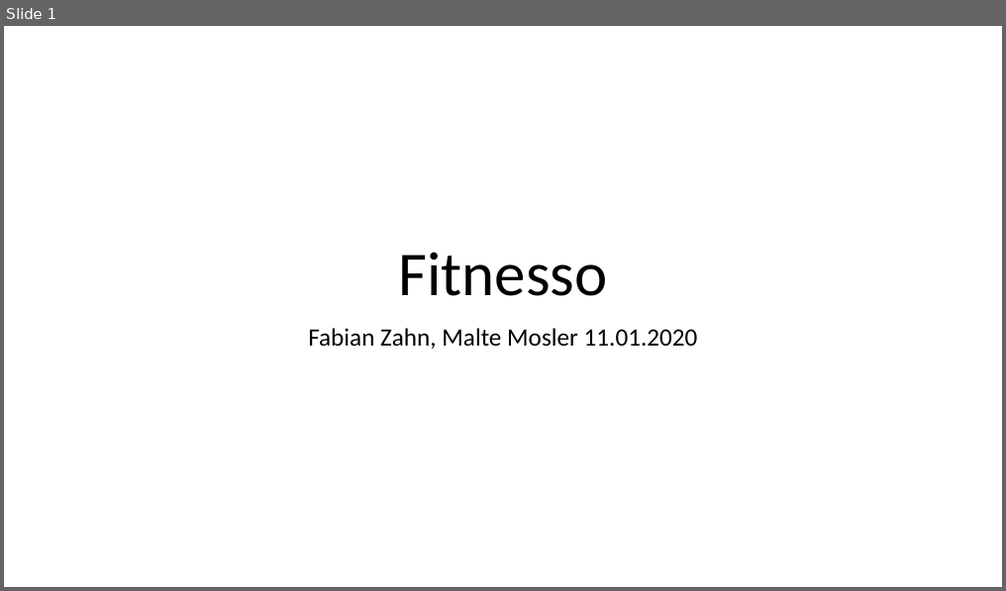
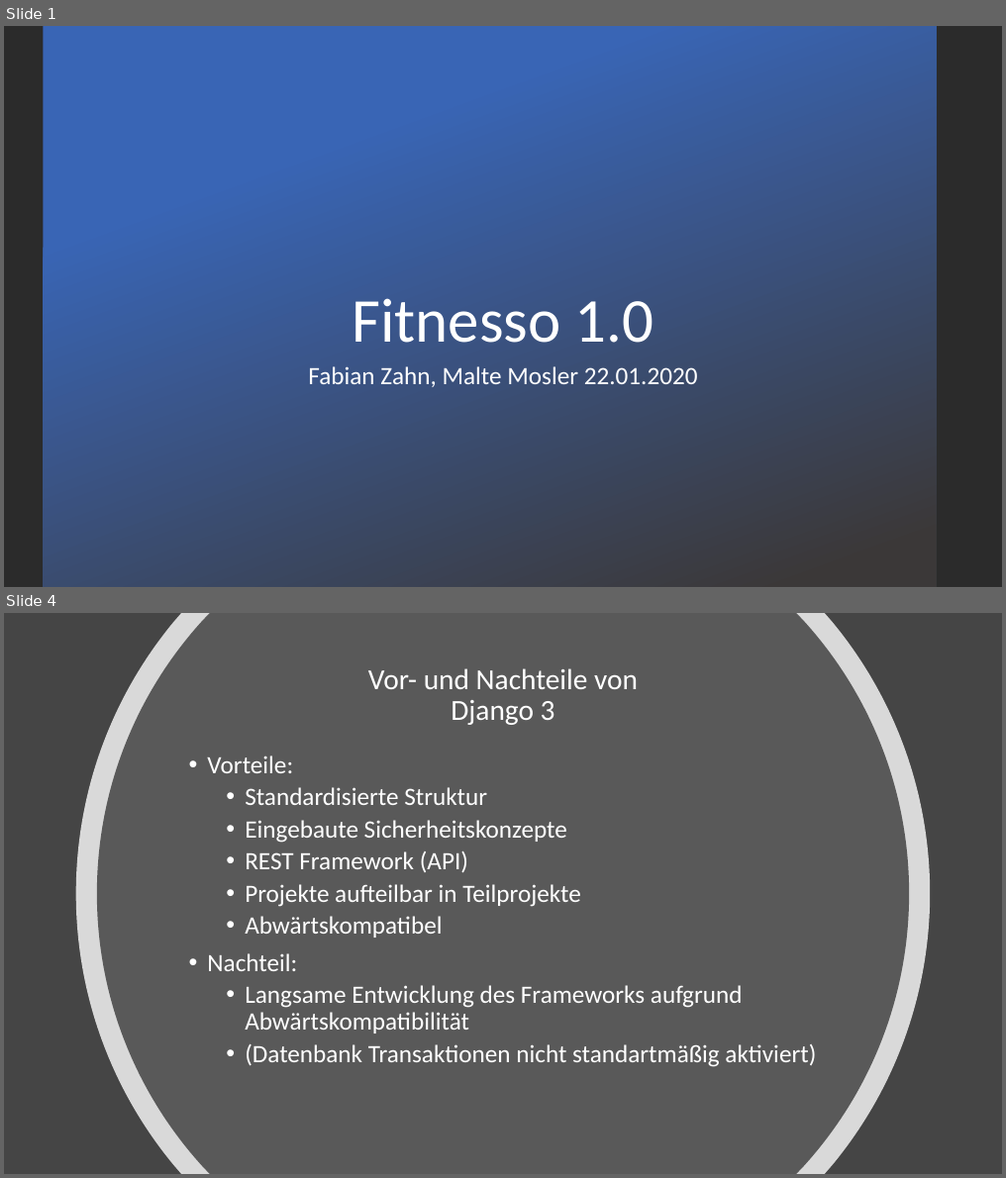
Before and after one commit to maltemosler/Fitnesso, a slide deck: Kommentare/PPP/PPP-Fitnesso.pptx. Shown one above the other, each under a label of ours: slide 1 before the commit, slides 1 and 4 after it; the slides between them are not shown. The pictures are 1006x591 and 1006x1178 pixels, drawn with LibreOffice and Linux fonts; fonts in the diff are those of the drawing; background and template pictures are left out; a plain dark background stands for a picture behind light text. Boxes give left, top, right and bottom in pixels: in the first picture for what was removed or moved away, otherwise in the second. Text is boxed around its words. In the diff, an @@ line names an element or a change of style, - is before the commit and + after.

```diff
--- a/Kommentare/PPP/PPP-Fitnesso.pptx
+++ b/Kommentare/PPP/PPP-Fitnesso.pptx
@@ slide 4 added at bbox=[4, 613, 1002, 1174], background #454545 @@
@@ freeform shape added at bbox=[76, 613, 930, 1174], fill #FFFFFF at 80% opacity @@
@@ freeform shape added at bbox=[97, 613, 909, 1174], fill #595959 @@
@@ title added at bbox=[368, 668, 638, 725], 28 pt, text #FFFFFF @@
+Vor- und Nachteile von
+Django 3
@@ text added at bbox=[207, 756, 816, 1067], 24 pt, text #FFFFFF @@
+• Vorteile:
+  • Standardisierte Struktur
+  • Eingebaute Sicherheitskonzepte
+  • REST Framework (API)
+  • Projekte aufteilbar in Teilprojekte
+  • Abwärtskompatibel
+• Nachteil:
+  • Langsame Entwicklung des Frameworks aufgrund Abwärtskompatibilität
+  • (Datenbank Transaktionen nicht standartmäßig aktiviert)
@@ slide 1 changed as well @@
@@ background #FFFFFF to picture (left out) @@
@@ rectangle added at bbox=[43, 26, 936, 587], fill gradient #3965B5 to #3B3838 @@
@@ title at bbox=[351, 298, 654, 343]: text changed; text colour #000000 to #FFFFFF @@
-Fitnesso
+Fitnesso 1.0
@@ subtitle at bbox=[308, 367, 698, 387]: text changed; text colour #000000 to #FFFFFF @@
-Fabian Zahn, Malte Mosler 11.01.2020
+Fabian Zahn, Malte Mosler 22.01.2020
```
Also in this commit, not shown: 11 other slides added, 14 other files.
